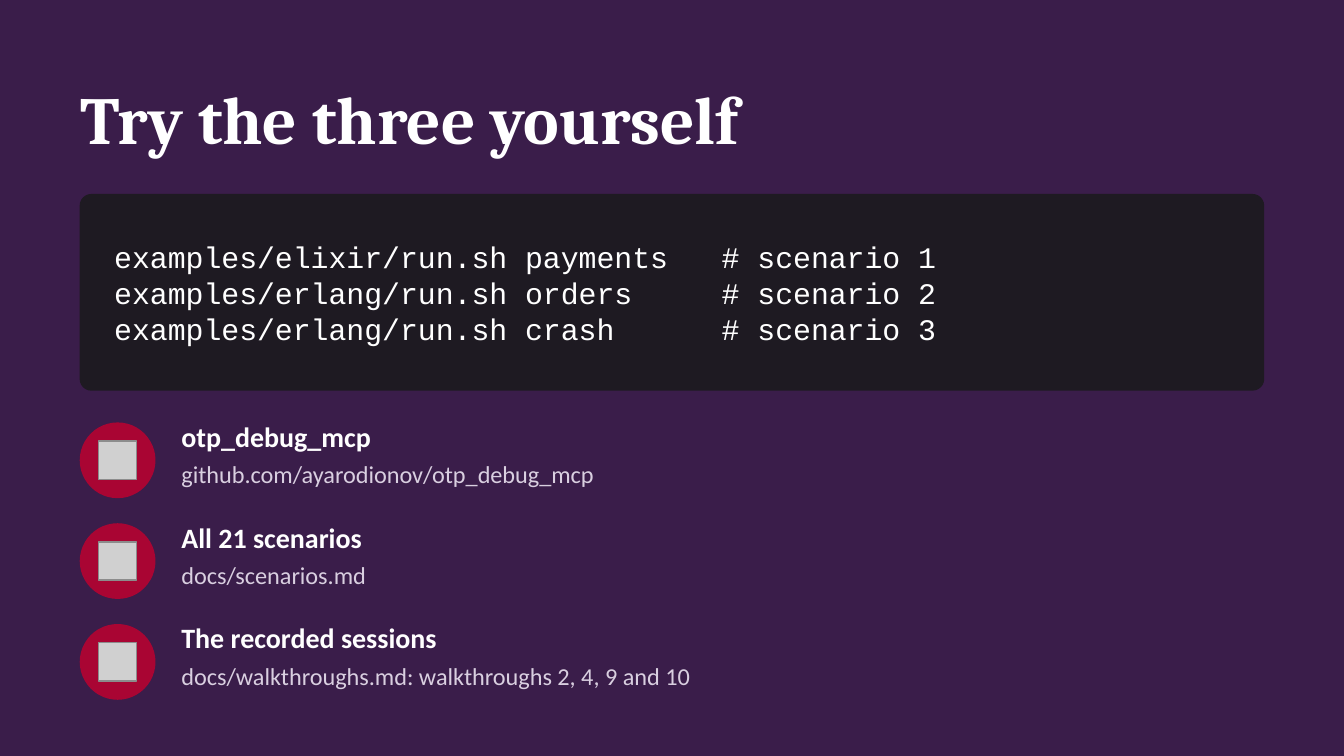
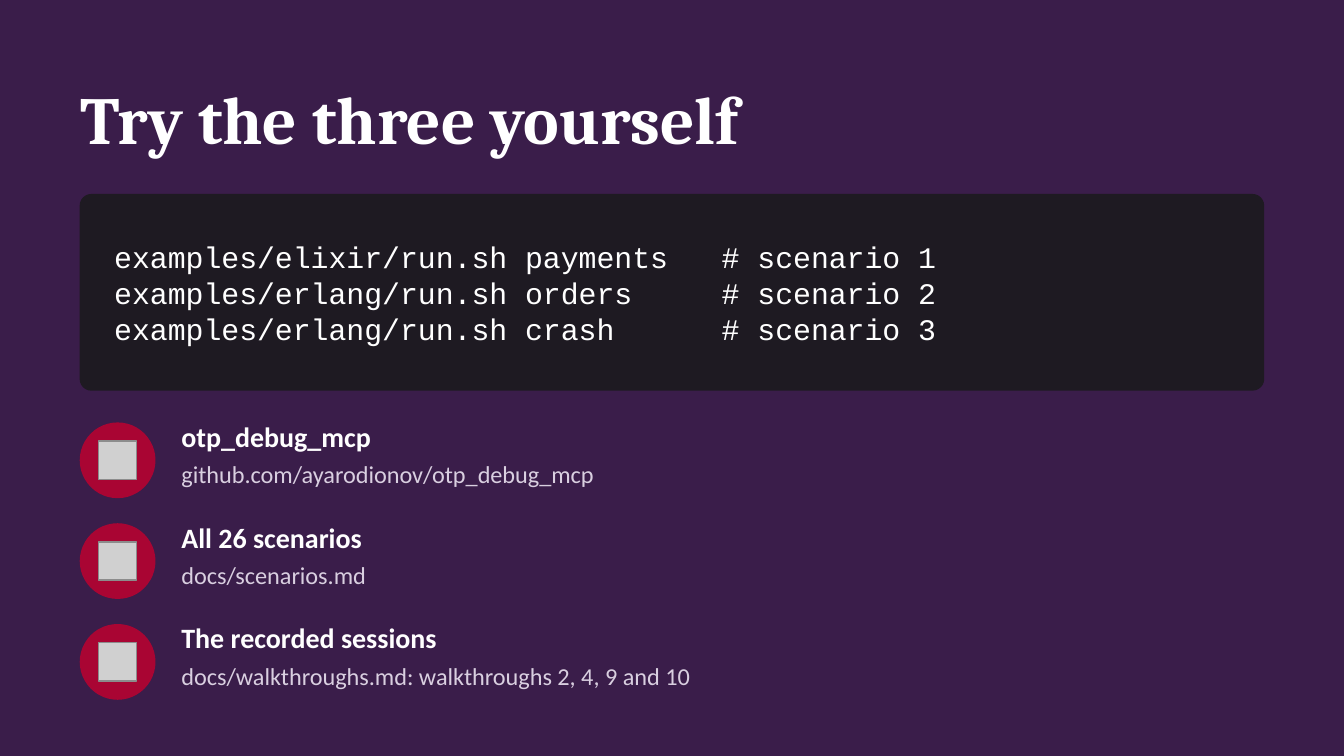
Before and after one commit to ayarodionov/otp_debug_mcp, a slide deck: slide 14 of talks/three-scenarios.pptx. Drawn at 1344x756 pixels with LibreOffice and Linux fonts; fonts in the diff are those of the drawing; grey boxes stand for pictures. Boxes give left, top, right and bottom in pixels: in the first picture for what was removed or moved away, otherwise in the second. Text is boxed around its words. In the diff, an @@ line names an element or a change of style, - is before the commit and + after.

```diff
--- a/talks/three-scenarios.pptx
+++ b/talks/three-scenarios.pptx
@@ text at bbox=[181, 528, 362, 548]: text changed @@
-All 21 scenarios
+All 26 scenarios
```
Also in this commit, not shown: 23 other files.
